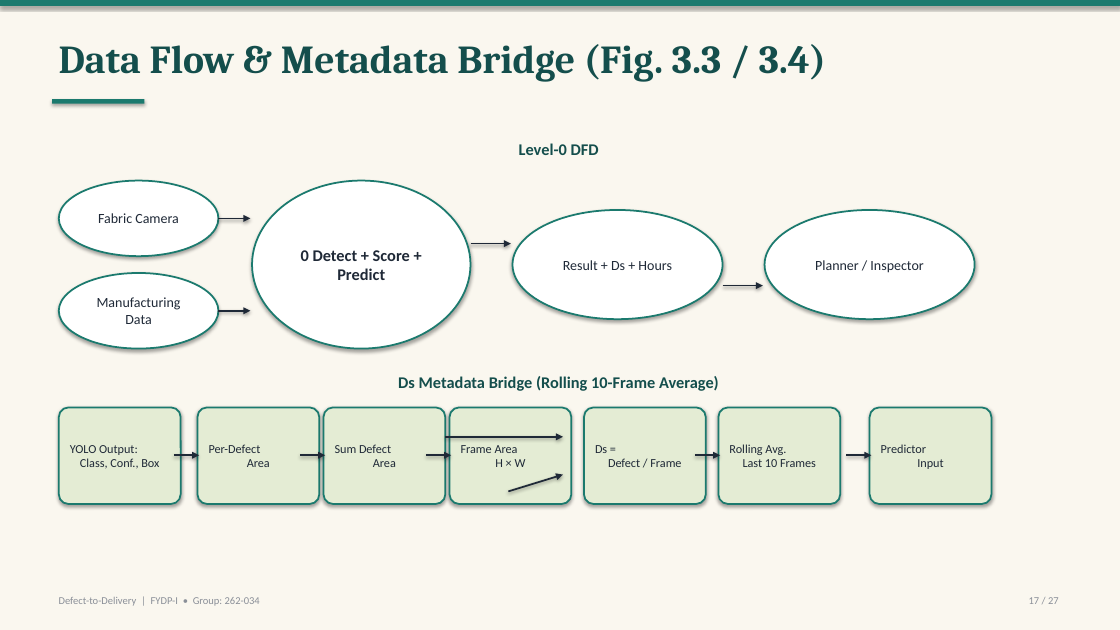
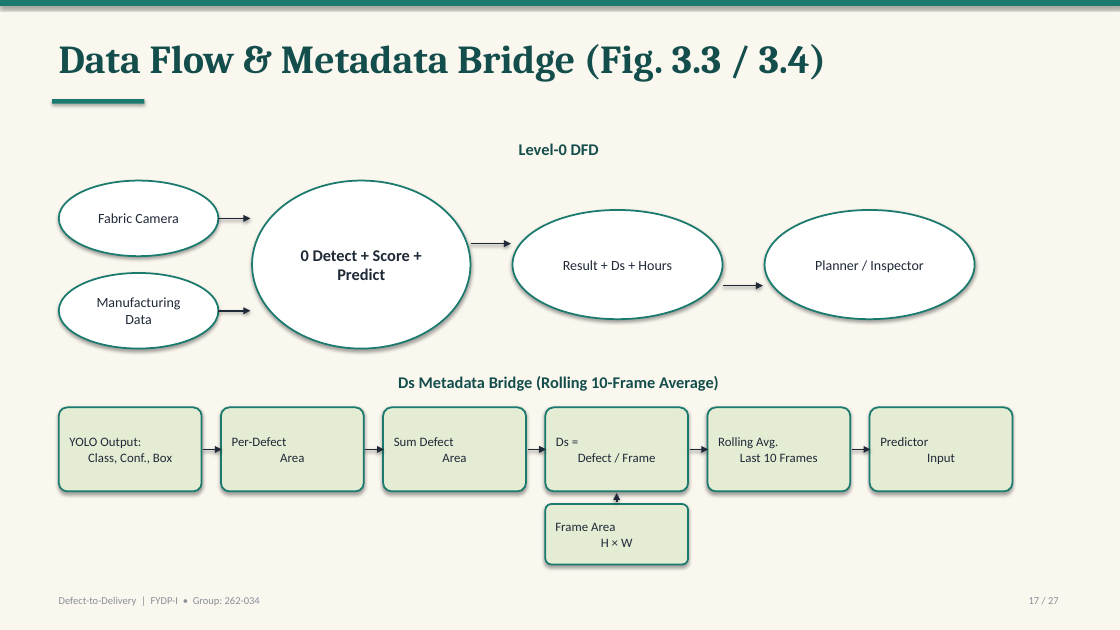
Before and after one commit to labib-ux/FYDP, a slide deck: slide 17 of slides/FYDP-I_Defect-to-Delivery.pptx. Drawn at 1120x630 pixels with LibreOffice and Linux fonts; fonts in the diff are those of the drawing. Boxes give left, top, right and bottom in pixels: in the first picture for what was removed or moved away, otherwise in the second. Text is boxed around its words. In the diff, an @@ line names an element or a change of style, - is before the commit and + after.

Commit message:
docs(slides): fix card overflow, banner, legible req graphs, clean arrows, tight boxes

```diff
--- a/slides/FYDP-I_Defect-to-Delivery.pptx
+++ b/slides/FYDP-I_Defect-to-Delivery.pptx
@@ rounded rectangle "YOLO Output: Class, Conf., Box" resized from (x1=59, y1=408, x2=181, y2=504) to (x1=59, y1=408, x2=202, y2=492) @@
@@ rounded rectangle "Per-Defect Area" resized from (x1=197, y1=408, x2=319, y2=504) to (x1=221, y1=408, x2=364, y2=492) @@
@@ rounded rectangle "Sum Defect Area" resized from (x1=323, y1=408, x2=445, y2=504) to (x1=383, y1=408, x2=526, y2=492) @@
@@ rounded rectangle "Ds = Defect / Frame" resized from (x1=584, y1=408, x2=706, y2=504) to (x1=545, y1=408, x2=688, y2=492) @@
@@ rounded rectangle "Rolling Avg. Last 10 Frames" resized from (x1=718, y1=408, x2=840, y2=504) to (x1=707, y1=408, x2=850, y2=492) @@
@@ rounded rectangle "Predictor Input" resized from (x1=870, y1=408, x2=991, y2=504) to (x1=870, y1=408, x2=1012, y2=492) @@
@@ arrow moved from (174, 455) - (199, 455) to (203, 450) - (222, 450) @@
@@ arrow moved from (300, 455) - (325, 455) to (365, 450) - (384, 450) @@
@@ arrow removed from (508, 492) to (563, 475) @@
@@ arrow moved from (426, 455) - (451, 455) to (528, 450) - (546, 450) @@
@@ arrow moved from (695, 455) - (720, 455) to (690, 450) - (708, 450) @@
@@ arrow moved from (846, 455) - (871, 455) to (852, 450) - (870, 450) @@
@@ size 10.5 to 11 pt in 7 elements at (x1=59, y1=408, x2=202, y2=492), (x1=221, y1=408, x2=364, y2=492), (x1=383, y1=408, x2=526, y2=492), (x1=707, y1=408, x2=850, y2=492), (x1=870, y1=408, x2=1012, y2=492), (x1=545, y1=408, x2=688, y2=492), (x1=545, y1=504, x2=688, y2=565) @@
@@ rounded rectangle "Frame Area H × W" resized from (x1=450, y1=408, x2=571, y2=504) to (x1=545, y1=504, x2=688, y2=565) @@
@@ arrow moved from (445, 437) - (563, 437) to (617, 502) - (617, 493) @@
```
Also in this commit, not shown: 10 other slides changed, 2 other files.
